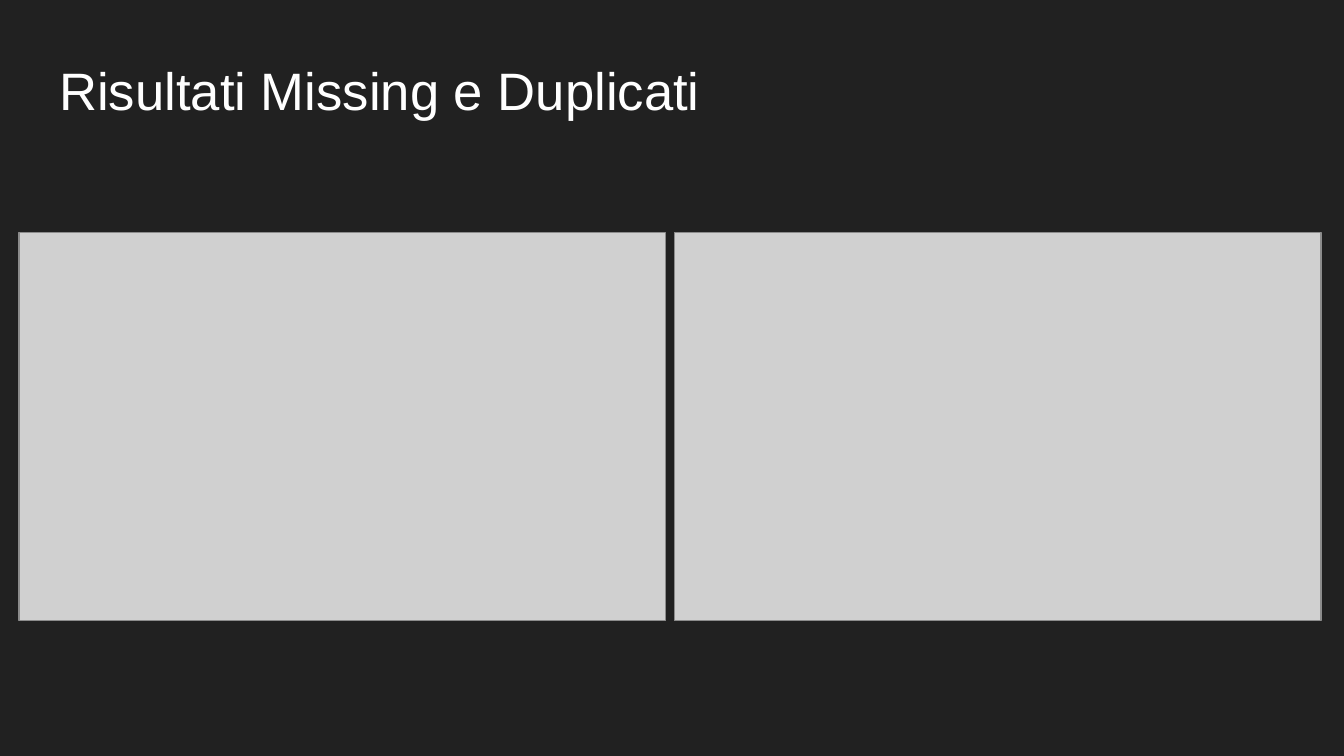
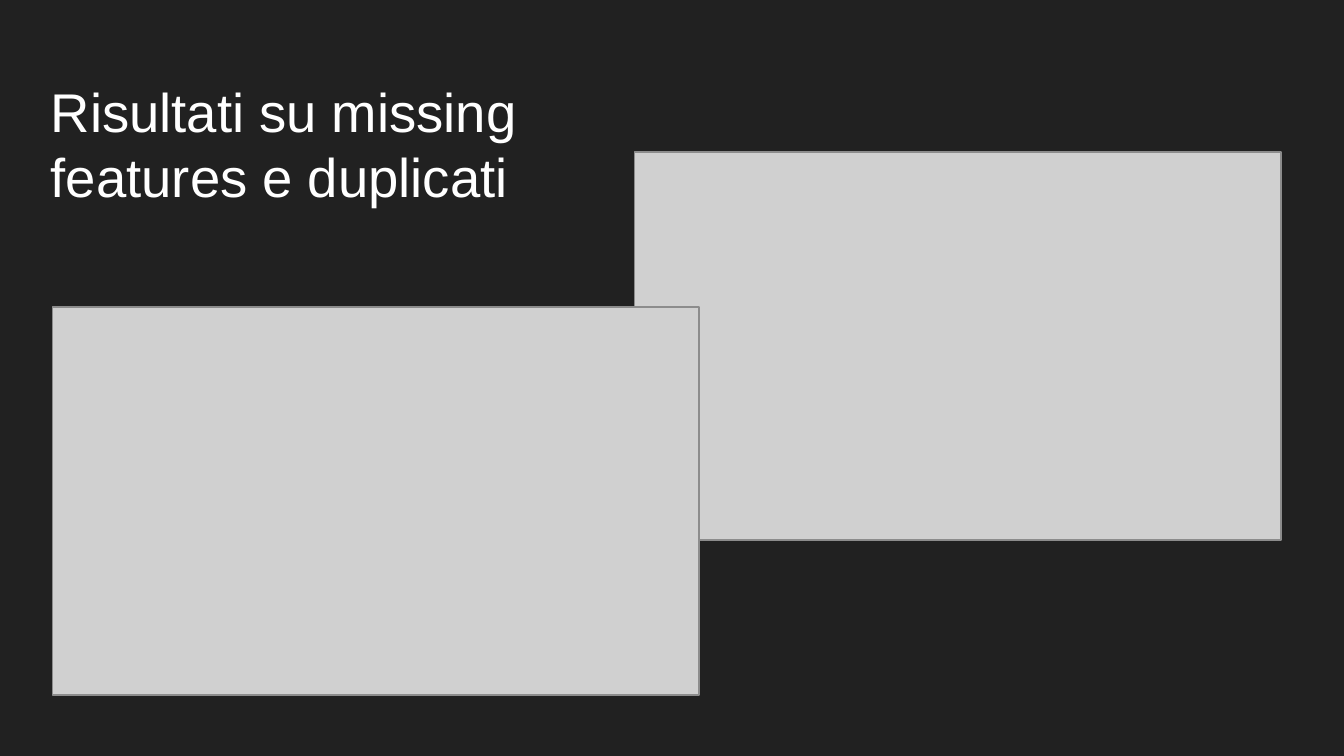
Before and after one commit to LorenzoPinaUnimib/Dataset_Degradetion, a slide deck: slide 11 of Presentazione Progetto Architetture dati.pptx. Drawn at 1344x756 pixels with LibreOffice and Linux fonts; fonts in the diff are those of the drawing; grey boxes stand for pictures. Boxes give left, top, right and bottom in pixels: in the first picture for what was removed or moved away, otherwise in the second. Text is boxed around its words. In the diff, an @@ line names an element or a change of style, - is before the commit and + after.

```diff
--- a/Presentazione Progetto Architetture dati.pptx
+++ b/Presentazione Progetto Architetture dati.pptx
@@ title at <box>51,92,516,207</box>: text changed; size 28.2 to 29.2 pt @@
-Risultati Missing e Duplicati
+Risultati su missing features e duplicati
@@ picture: place and size @@
-picture at <box>675,233,1321,621</box>
+picture at <box>634,152,1281,540</box>
@@ picture: place and size @@
-picture at <box>19,233,665,621</box>
+picture at <box>52,308,699,696</box>
```
Also in this commit, not shown: 9 other slides changed, 3 slides added, 3 slides removed, 1 other file.
